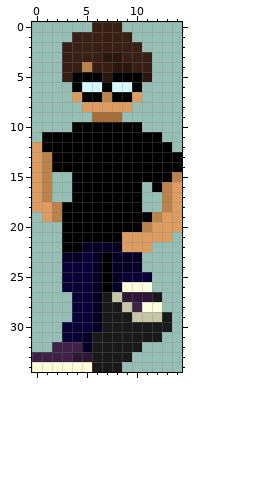
File history of a pixel-art sprite, My project/Assets/Player/down5 1.png. Above: the version before the commit.
The file is 15x35 pixels.
After:
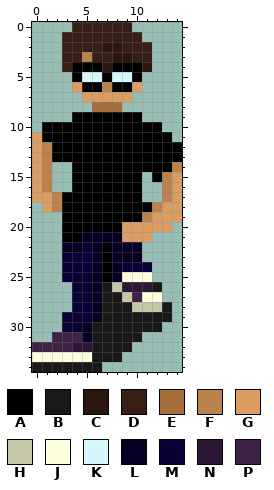
Palette (. is transparent): A #000000  B #191919  C #2c170e  D #381f15  E #a66e3a  F #bc824b  G #dd9d61  H #c5c6a8  J #fdffdc  K #d7f7ff  L #070025  M #0a0038  N #2d1734  P #3e2347
What changed:
The author put colour A in row 9 at x 4 to 5 and 9 to 10; in row 10 at x 1 to 3 and 11 to 12; in row 11 at x 13; in row 12 at x 14; in row 17 at x 3; in row 18 at x 11.
Colour C becomes colour A in row 4 at x 8 to 9; in row 5 at x 7.
Colour D becomes colour A in row 4 at x 4, 6 and 10.
Colour E becomes colour A in row 9 at x 6 to 8.
Colour F becomes colour A in row 4 at x 5.
Colour K becomes colour A in row 6 at x 5 to 6 and 8 to 9.
Colour L becomes colour A in row 22 at x 7.
The author put colour B in row 26 at x 12; in row 28 at x 13.
Colour A becomes colour B in row 26 at x 7.
Colour H becomes colour B in row 27 at x 8; in row 28 at x 9; in row 29 at x 10 to 12.
Colour J becomes colour B in row 34 at x 0 to 5.
Colour L becomes colour B in row 30 at x 6.
Colour D becomes colour C in row 2 at x 7 to 8; in row 3 at x 9; in row 4 at x 7 and 11.
The author put colour D in row 0 at x 4 to 5 and 9; in row 1 at x 3 and 10; in row 2 at x 11.
Colour C becomes colour D in row 3 at x 7.
Colour G becomes colour E in row 8 at x 6 to 8.
The author put colour F in row 17 at x 2; in row 18 at x 12.
Colour A becomes colour F in row 6 at x 7; in row 12 at x 1; in row 14 at x 14; in row 15 at x 13; in row 19 at x 11.
Colour D becomes colour F in row 3 at x 5.
The author put colour G in row 11 at x 0.
Colour A becomes colour G in row 6 at x 4 and 10; in row 7 at x 5 to 6 and 8 to 9; in row 20 at x 9 to 10.
Colour F becomes colour G in row 7 at x 7; in row 15 at x 14; in row 17 at x 1; in row 18 at x 13; in row 19 at x 12; in row 20 at x 11.
Colour J becomes colour H in row 28 at x 11 to 12.
Colour L becomes colour H in row 26 at x 8.
Colour N becomes colour H in row 27 at x 9.
Colour P becomes colour H in row 28 at x 10.
Colour B becomes colour J in row 27 at x 12.
Colour M becomes colour J in row 25 at x 9 to 11.
Colour N becomes colour J in row 27 at x 11; in row 33 at x 4 to 5.
Colour P becomes colour J in row 33 at x 0 to 3.
Colour A becomes colour K in row 5 at x 5 to 6 and 8 to 9.
Colour A becomes colour L in row 21 at x 5 to 8; in row 22 at x 3 to 4.
Colour G becomes colour L in row 22 at x 9 to 10.
Colour M becomes colour L in row 30 at x 5.
The author put colour M in row 24 at x 11; in row 29 at x 3.
Colour L becomes colour M in row 22 at x 5; in row 23 at x 3 to 4; in row 24 at x 9 to 10.
Colour J becomes colour N in row 26 at x 9 to 11.
Colour L becomes colour N in row 32 at x 5.
Colour P becomes colour N in row 32 at x 4.
The author put colour P in row 31 at x 2; in row 32 at x 0 to 1.
Colour M becomes colour P in row 31 at x 3 to 4.
Colour N becomes colour P in row 27 at x 10.
Colour A is gone in row 14 at x 2 to 3; in row 15 at x 11; in row 16 at x 12.
Colour B is gone in row 30 at x 13; in row 31 at x 11 to 12; in row 32 at x 10; in row 33 at x 9; in row 34 at x 7 to 8.
Colour C is gone in row 5 at x 11.
Colour D is gone in row 5 at x 3.
Colour F is gone in row 19 at x 2.
Colour G is gone in row 7 at x 4 and 10; in row 8 at x 5 and 9; in row 18 at x 0; in row 19 at x 1; in row 20 at x 14; in row 21 at x 12 to 13.
Colour G is gone in row 22 at x 11.
Colour M is gone in row 26 at x 3.
Boxes around the changes in both pictures, in picture pixels (x1, y1, x2, y2):
changed: (32, 22, 182, 372)
